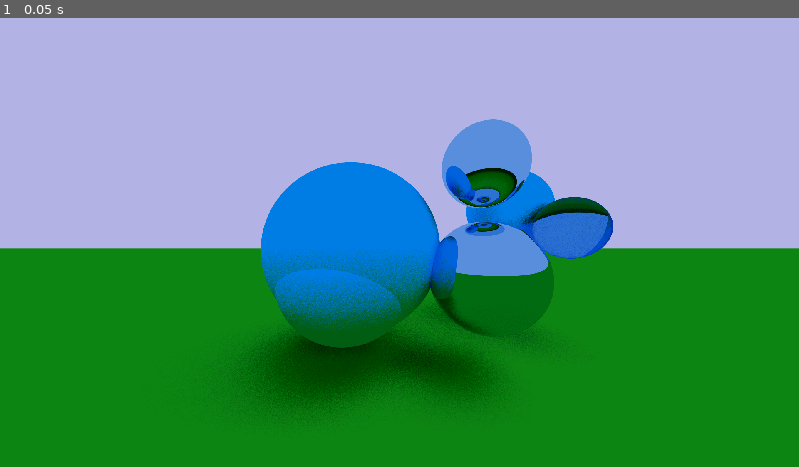
Above: before the commit, frame 1.
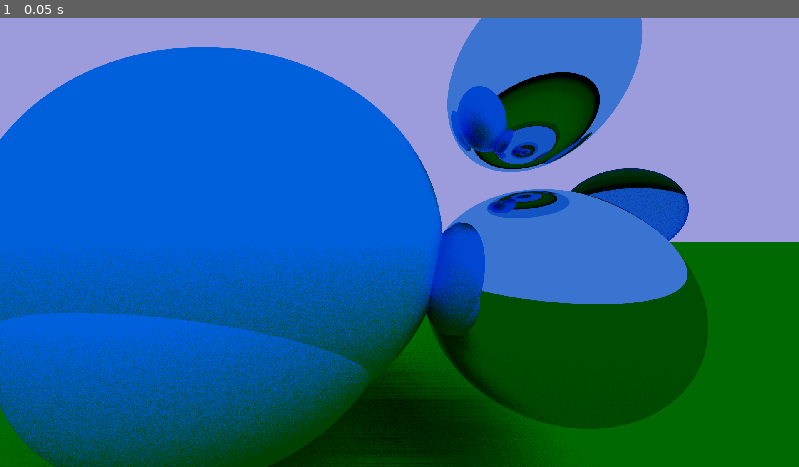
Above: after the commit, the same moment.

Repository: Sr3qt/Path-Tracer
Game: Godot game, scene res://main_scene.tscn
Two runs of this game, one before a commit and one after it. Both use one fixed random seed, a clock stepped at 60 frames per second and the inputs below.
Inputs:
- Up to frame 1 (0.05 s): no input

The runs differ from the first frame. In frame 1, 79% of the frame differs, in the area x 0-100%, y 0-100%.
Error in both runs: Cannot call method 'screen_get_framebuffer_format' on a null value. (res://RayTracer.gd:79)

Commit message:
Did some gamma correction

Diff:
--- a/canvas.gdshader
+++ b/canvas.gdshader
@@ -4,7 +4,7 @@
 
 uniform sampler2D SCREEN_TEXTURE : hint_screen_texture, filter_linear_mipmap;
 
-uniform sampler2D image_buffer : filter_nearest, source_color;
+uniform sampler2D image_buffer : filter_nearest;
 uniform sampler2D preview_image_buffer : filter_nearest, source_color;
 
 uniform float width = 64.;
@@ -48,10 +48,11 @@
 
 	// COnvertion from srgb to rgb
 //	ALBEDO = pow(color.rgb, vec3(2.2, 2.2, 2.2));
+	float gamma = 1. / 1.6;
 
 	// If showing default texture, swap with image preview
 	if (color.r == 1. && color.g == 0.0 && color.b == 1.) {
-		color = new_color;
+		color.rgb = pow(new_color.rgb, vec3(gamma, gamma, gamma));
 	}
 	ALBEDO = color.rgb;
 }
Not shown, changed: ray_tracer.comp.glsl
Binary file changed: temp.png
